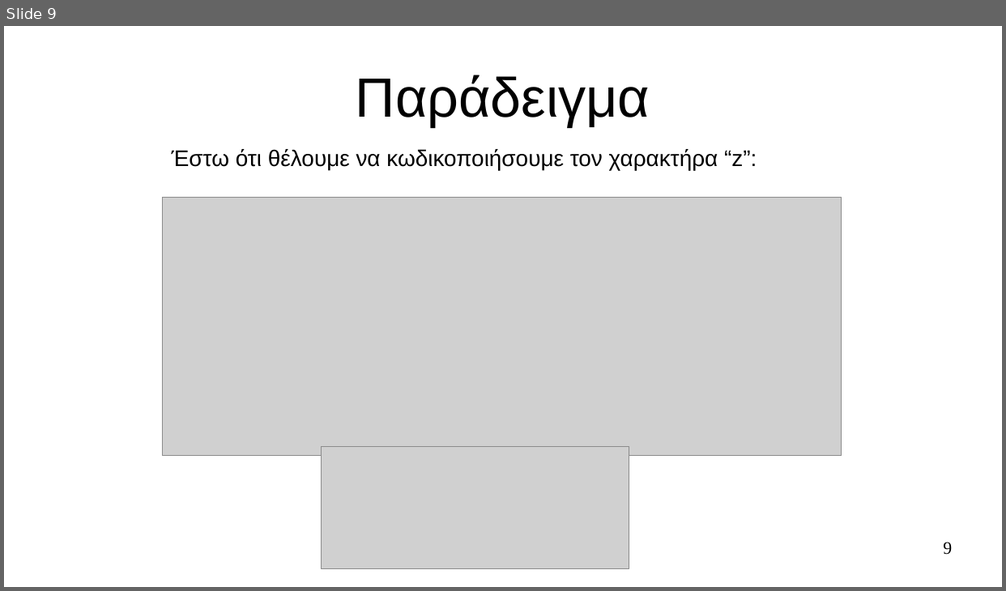
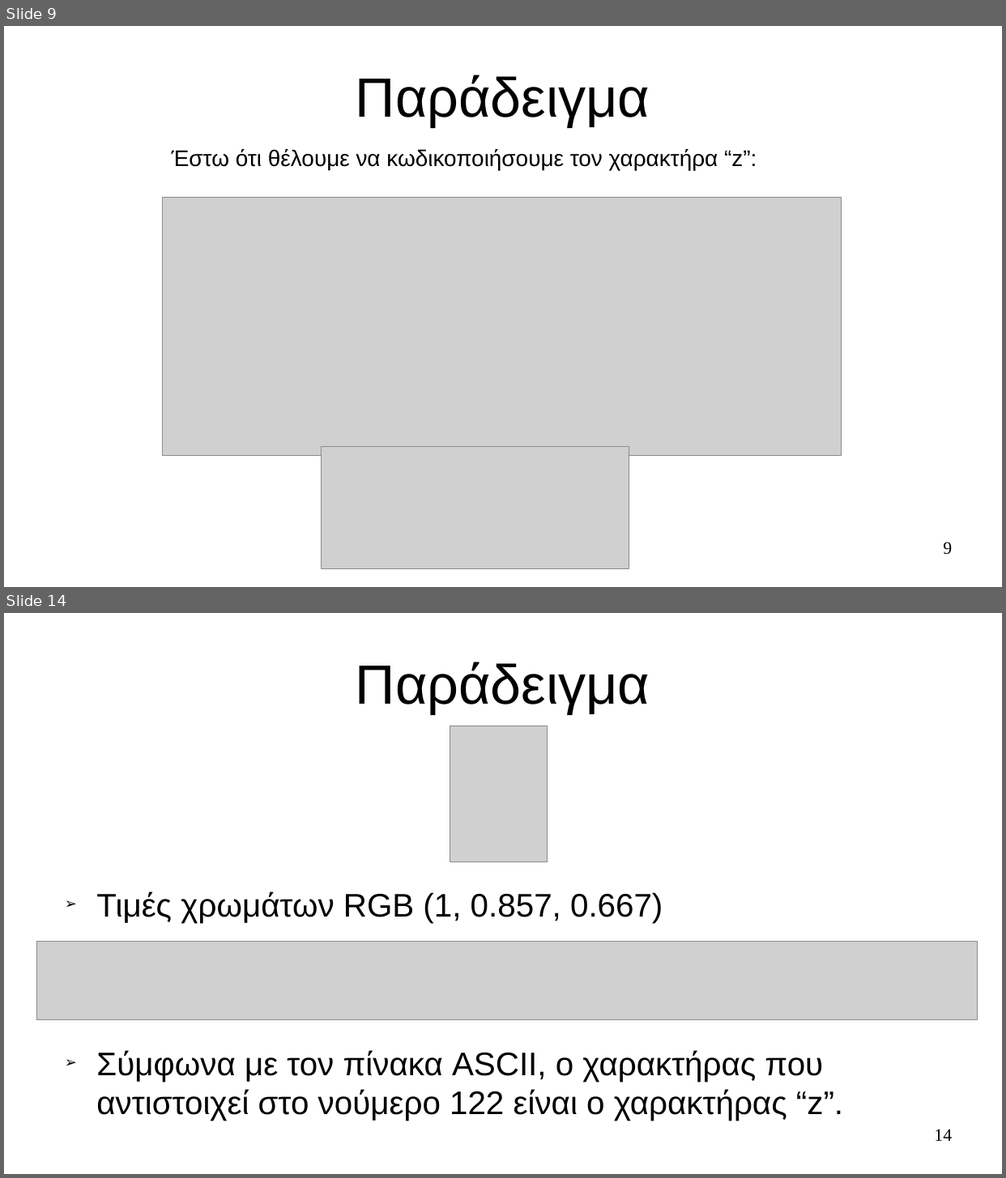
Before and after one commit to pevanget/Trigonix, a slide deck: Trigonix/Documentation/Παρουσίαση.odp. Shown one above the other, each under a label of ours: slide 9 before the commit, slides 9 and 14 after it; the slides between them are not shown. The pictures are 1006x591 and 1006x1178 pixels, drawn with LibreOffice and Linux fonts; fonts in the diff are those of the drawing; grey boxes stand for pictures. Boxes give left, top, right and bottom in pixels: in the first picture for what was removed or moved away, otherwise in the second. Text is boxed around its words. In the diff, an @@ line names an element or a change of style, - is before the commit and + after.

```diff
--- a/Trigonix/Documentation/Παρουσίαση.odp
+++ b/Trigonix/Documentation/Παρουσίαση.odp
@@ slide 14 added at (4,613,1002,1174), background #FFFFFF @@
@@ title added at (356,662,650,714), 44 pt, text #000000 @@
+Παράδειγμα
@@ picture added at (450,726,548,862) @@
@@ text added at (96,892,663,923), 26 pt, text #000000 @@
+➢ Τιμές χρωμάτων RGB (1, 0.857, 0.667)
@@ picture added at (36,942,978,1020) @@
@@ text added at (96,1050,843,1121), 26 pt, text #000000 @@
+➢ Σύμφωνα με τον πίνακα ASCII, ο χαρακτήρας που αντιστοιχεί στο νούμερο 122 είναι ο χαρακτήρας “z”.
@@ page number added at (934,1129,952,1141), 14 pt, text #000000 @@
+14
```
Also in this commit, not shown: 1 slide changed, 5 other slides added, 1 slide removed, 4 other files.
